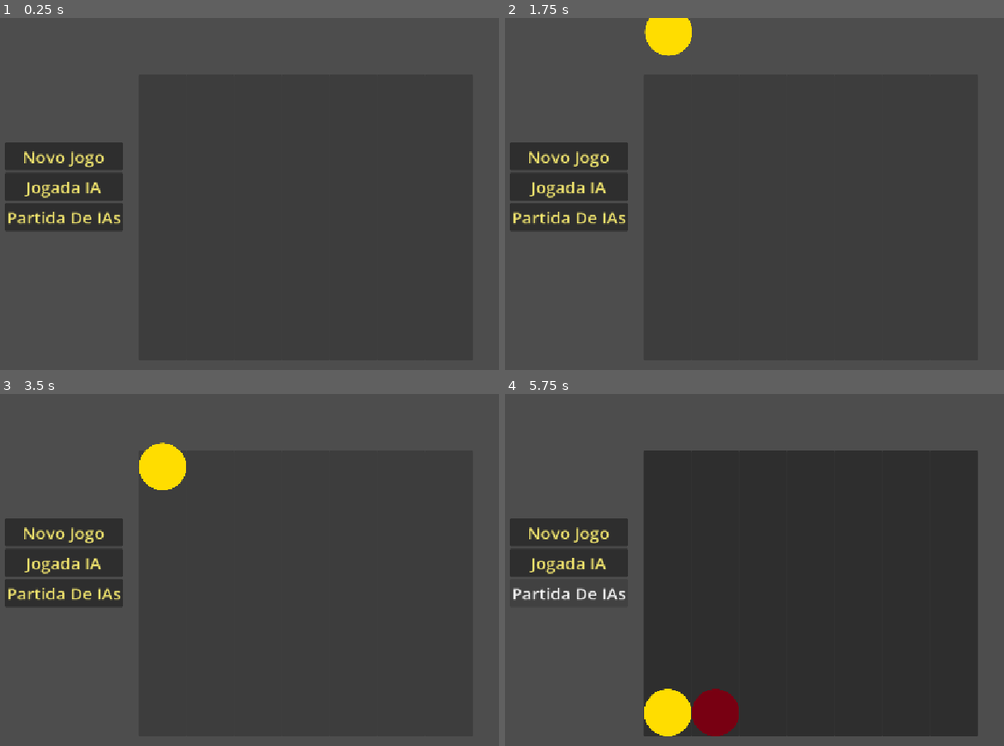
Above: before the commit, frames 1-4 (two rows, left to right).
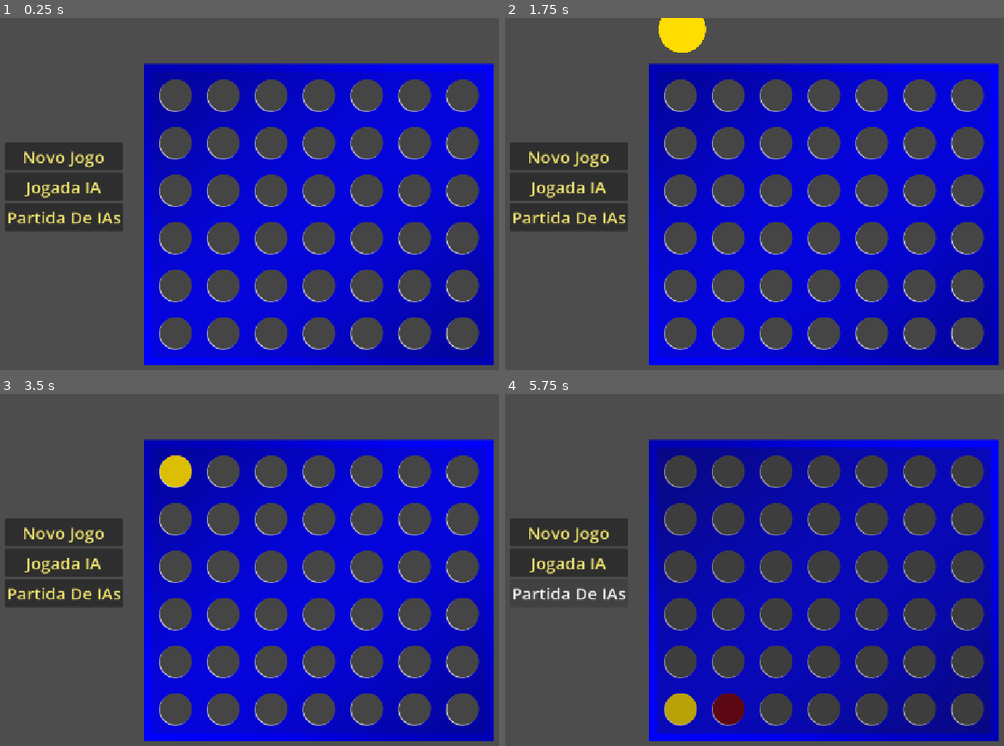
Above: after the commit, the same moments.

Repository: Guilherme-C-Ferrari/Connect-4
Game: Godot game, scene res://Cenas/Connect-4.tscn
The game is run twice, just before and just after one commit, with the same random seed, the same clock (stepped at 60 frames per second) and the same inputs.
Inputs (mouse positions are in pixels of both pictures, inside the frame that each line leads up to):
- Up to frame 1 (0.25 s): no input
- Up to frame 2 (1.75 s): click "Novo Jogo" at 0.5 s; click (669, 218) at 1.27 s
- Up to frame 3 (3.5 s): click "Novo Jogo" at 2 s; click (174, 591) at 2.77 s
- Up to frame 4 (5.75 s): click "Jogada IA" at 3.5 s; click (714, 594) at 4.27 s; click "Partida De IAs" at 5 s

The runs differ from the first frame. In frame 1, 42% of the frame differs, in the area x 28-100%, y 12-99%; in frame 2, 42%; in frame 3, 42%; in frame 4, 44%, in the area x 27-100%, y 12-99%.

Commit message:
BotaoColuna em Cena e Teste de Sprite

Diff:
--- a/Cenas/Connect-4.tscn
+++ b/Cenas/Connect-4.tscn
@@ -7,8 +7,10 @@
 [node name="Main" type="Node2D" unique_id=732579793]
 script = ExtResource("1_ab3bw")
 
+[node name="FichasContainer" type="Node2D" parent="." unique_id=1433860491]
+
 [node name="TabuleiroFisico" parent="." unique_id=459050932 instance=ExtResource("2_8hrk4")]
-position = Vector2(289.00006, 101.000015)
+position = Vector2(313, 95.99999)
 scale = Vector2(0.85, 0.85)
 
 [node name="CanvasLayer" type="CanvasLayer" parent="." unique_id=1216710477]
--- /dev/null
+++ b/Cenas/botao_coluna.tscn
@@ -0,0 +1,6 @@
+[gd_scene format=3 uid="uid://b5xyucq6hy85g"]
+
+[node name="BotaoColuna" type="Button" unique_id=2114915518]
+modulate = Color(1, 1, 1, 0.50980395)
+size_flags_horizontal = 3
+size_flags_vertical = 3
--- a/Cenas/tabuleiro_fisico.tscn
+++ b/Cenas/tabuleiro_fisico.tscn
@@ -3,6 +3,8 @@
 [ext_resource type="Script" uid="uid://ck4wvmli7iclf" path="res://Cenas/TabuleiroFisico.gd" id="1_1xbq8"]
 [ext_resource type="PackedScene" uid="uid://b4msqnvgoyj7b" path="res://Cenas/coluna_slots.tscn" id="1_ospg6"]
 [ext_resource type="Script" uid="uid://nafi51y6w2l1" path="res://Scripts/ColunaSlots.gd" id="2_5mjpd"]
+[ext_resource type="Texture2D" uid="uid://bb82vofl1vdbs" path="res://Sprites/Teste.png" id="4_6jsy2"]
+[ext_resource type="PackedScene" uid="uid://b5xyucq6hy85g" path="res://Cenas/botao_coluna.tscn" id="5_16aq4"]
 
 [sub_resource type="RectangleShape2D" id="RectangleShape2D_gsv3i"]
 size = Vector2(703, 20)
@@ -75,42 +77,33 @@
 [node name="Coluna7" parent="Slots" unique_id=928132344 instance=ExtResource("1_ospg6")]
 position = Vector2(650, 50)
 
+[node name="Sprite2D" type="Sprite2D" parent="." unique_id=1278662922]
+position = Vector2(349.80826, 298.00003)
+scale = Vector2(1.1492699, 1.145)
+texture = ExtResource("4_6jsy2")
+
 [node name="HBoxContainer" type="HBoxContainer" parent="." unique_id=1408727474]
 offset_right = 700.0
 offset_bottom = 600.0
 theme_override_constants/separation = 0
 
-[node name="Button" type="Button" parent="HBoxContainer" unique_id=241258833]
+[node name="BotaoColuna" parent="HBoxContainer" unique_id=2114915518 instance=ExtResource("5_16aq4")]
 layout_mode = 2
-size_flags_horizontal = 3
-size_flags_vertical = 3
 
-[node name="Button2" type="Button" parent="HBoxContainer" unique_id=2029666395]
+[node name="BotaoColuna2" parent="HBoxContainer" unique_id=1162446330 instance=ExtResource("5_16aq4")]
 layout_mode = 2
-size_flags_horizontal = 3
-size_flags_vertical = 3
 
-[node name="Button3" type="Button" parent="HBoxContainer" unique_id=633531048]
+[node name="BotaoColuna3" parent="HBoxContainer" unique_id=51553668 instance=ExtResource("5_16aq4")]
 layout_mode = 2
-size_flags_horizontal = 3
-size_flags_vertical = 3
 
-[node name="Button4" type="Button" parent="HBoxContainer" unique_id=1468404237]
+[node name="BotaoColuna4" parent="HBoxContainer" unique_id=514435662 instance=ExtResource("5_16aq4")]
 layout_mode = 2
-size_flags_horizontal = 3
-size_flags_vertical = 3
 
-[node name="Button5" type="Button" parent="HBoxContainer" unique_id=591408300]
+[node name="BotaoColuna5" parent="HBoxContainer" unique_id=1774660114 instance=ExtResource("5_16aq4")]
 layout_mode = 2
-size_flags_horizontal = 3
-size_flags_vertical = 3
 
-[node name="Button6" type="Button" parent="HBoxContainer" unique_id=79150619]
+[node name="BotaoColuna6" parent="HBoxContainer" unique_id=1729235342 instance=ExtResource("5_16aq4")]
 layout_mode = 2
-size_flags_horizontal = 3
-size_flags_vertical = 3
 
-[node name="Button7" type="Button" parent="HBoxContainer" unique_id=1989991595]
+[node name="BotaoColuna7" parent="HBoxContainer" unique_id=1422951728 instance=ExtResource("5_16aq4")]
 layout_mode = 2
-size_flags_horizontal = 3
-size_flags_vertical = 3
--- a/Scripts/Connect_4.gd
+++ b/Scripts/Connect_4.gd
@@ -1,5 +1,6 @@
 extends Node2D
 
+@onready var container_fichas = $FichasContainer
 @onready var botoes = $TabuleiroFisico/HBoxContainer.get_children()
 @onready var label_resultado = $CanvasLayer/Menu/%LabelPrincipal
 
@@ -36,7 +37,7 @@
 	nova_ficha.get_node("FichaVermelha").visible = (jogador == jogo.JOGADOR_VERMELHO)
 
 	nova_ficha.position = Vector2(posX, posY)
-	add_child(nova_ficha)
+	container_fichas.add_child(nova_ficha)
 
 func jogar(movimento: int, jogador: String) -> bool:
 	if jogo.jogada(movimento):
Binary file added: Sprites/Teste.png
Not shown, added: Sprites/Teste.png.import
